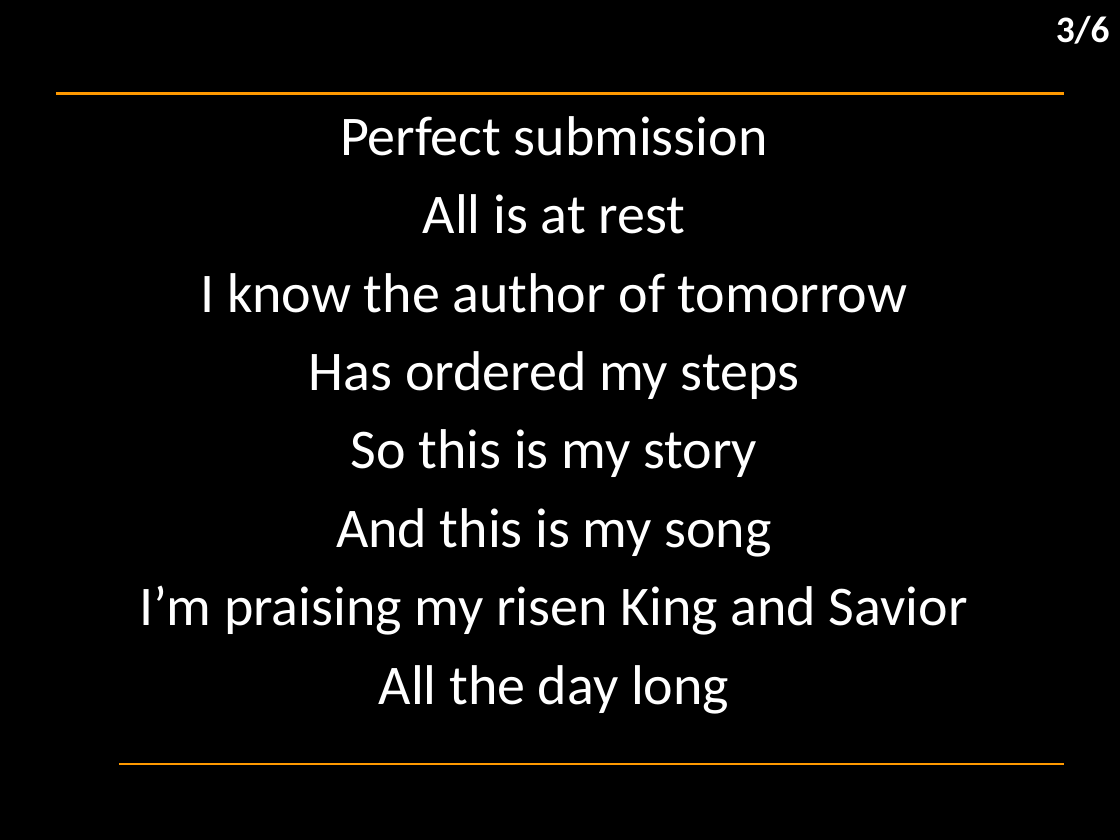
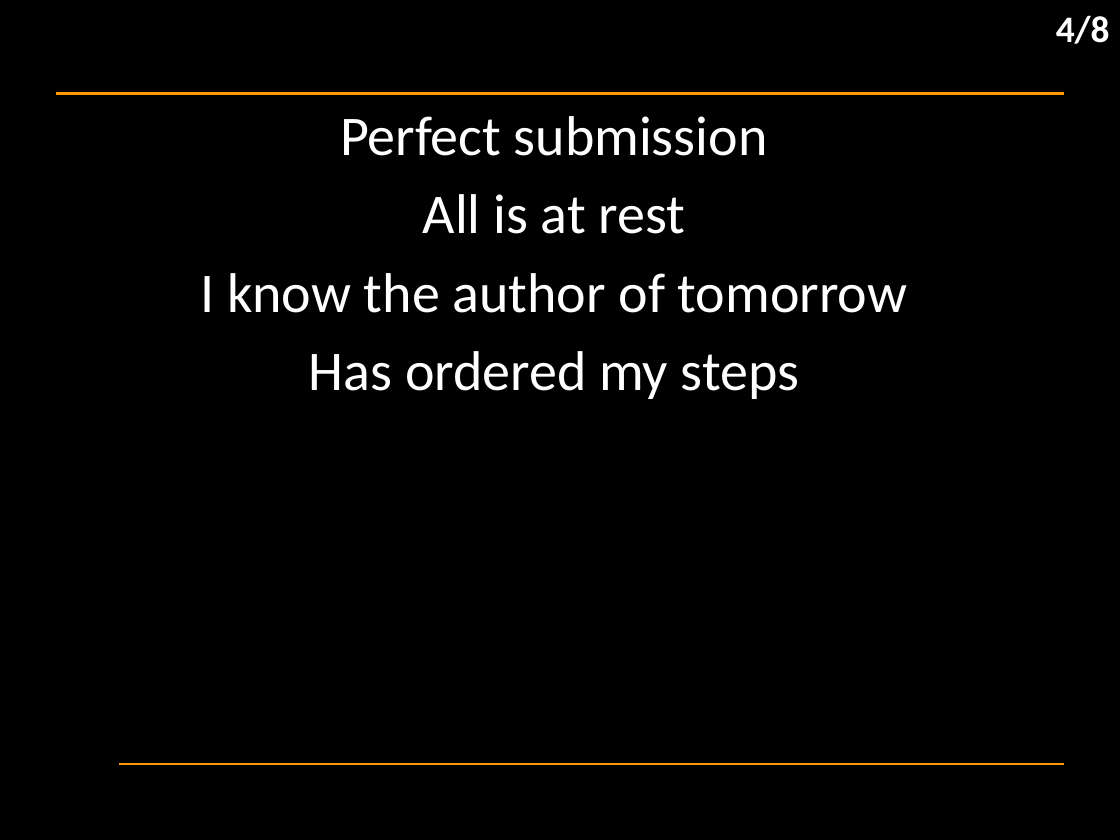
Before and after one commit to hoo-are-ya/worship, a slide deck: slide 5 of docs/songs/trust in god.pptx (slide 4 before the commit). Drawn at 1120x840 pixels with LibreOffice and Linux fonts; fonts in the diff are those of the drawing; background and template pictures are left out. Boxes give left, top, right and bottom in pixels: in the first picture for what was removed or moved away, otherwise in the second. Text is boxed around its words. In the diff, an @@ line names an element or a change of style, - is before the commit and + after.

```diff
--- a/docs/songs/trust in god.pptx
+++ b/docs/songs/trust in god.pptx
@@ text at [1056,15,1110,44]: text changed @@
-3/6
+4/8
@@ subtitle at [140,429,968,714]: paragraphs removed @@
-So this is my story
-And this is my song
-I’m praising my risen King and Savior
-All the day long
```
Also in this commit, not shown: 5 other slides changed, 2 slides added, 13 other files.
